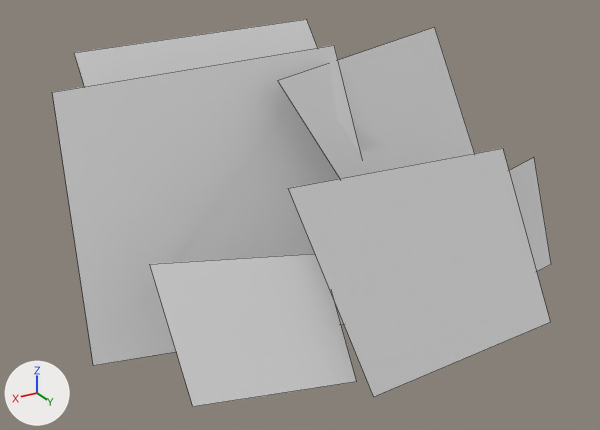
What one commit did to the FBX model Mortier FU/Assets/01_Art/Shaders/SH_Vegetation/SM_Plane_Grass_04.fbx.
One viewpoint serves both versions: a camera (50 mm lens) standing at (2.27, 3.44, 2.36) and looking at (0.02, -0.3, 0.49). Every picture has the same lights, and +X, +Y and +Z are marked at lower left. The older version comes first. Mesh edges are drawn as thin lines. Where no turn or scale is listed for an object, it has been applied to the vertices.

The first picture shows 'Herbe_04'.
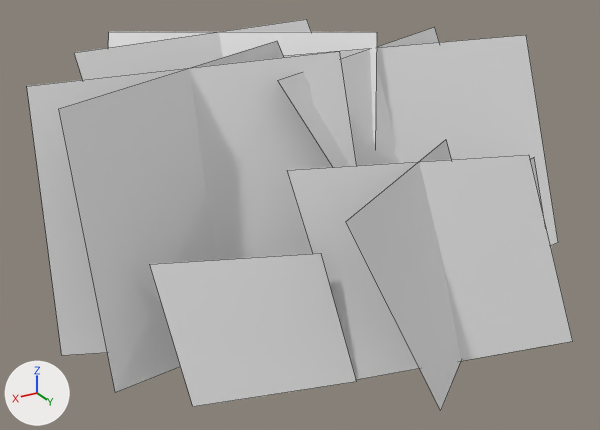
Where the change shows, as pixel boxes (x1, y1, x2, y2) in the pictures (600 x 430 px):
'Herbe_04', reshaped (9% wider)
    before: (52, 19, 551, 407)
    after: (27, 19, 573, 411)
part 1 of me_herbe_04, built on
    before: (52, 45, 550, 397)
    after: (27, 32, 573, 411)

The change, as a list of edits to the scene's bpy script:
```text
Change me_herbe_04:
    used by ob_herbe_04; location = (0.0, 0.0, 0.0)
    verts and faces of me_herbe_04; kept vertices keep their numbers, new ones are numbered from 24
    before: 0 (1.33, -0.16, 0.0) at pixel (93, 365), 1 (-0.31, 0.24, 0.01), 2 (1.32, -0.35, 1.37) at pixel (52, 92), 3 (-0.35, -0.54, 1.38) at pixel (334, 45), 8 (0.27, 0.79, 0.01) at pixel (373, 396)
    before: 9 (-0.97, 0.73, 0.01) at pixel (550, 321), 10 (0.5, 0.39, 0.98) at pixel (288, 188), 11 (-0.74, 0.46, 0.98) at pixel (503, 148)
    remove me_herbe_04.from_pydata(...)  # 24 vertices, 6 faces; spans x -1.76..1.33, y -1.32..0.79, z 0.0..1.38
    add me_herbe_04.from_pydata(...)  # 40 vertices, 10 faces; spans x -1.86..1.44, y -1.57..1.04, z 0.0..1.38
    me_herbe_04 part 1
    add verts[0] = (1.31, 0.12, 0.0)  # moved, pixel (115, 392)
    add verts[1] = (-0.36, -0.07, 0.01)  # moved
    add verts[2] = (1.37, -0.07, 1.37)  # moved, pixel (58, 108)
    add verts[3] = (-0.13, -0.82, 1.38)  # moved, pixel (277, 40)
    add verts[8] = (0.07, 1.04, 0.01)  # moved, pixel (440, 410)
    add verts[9] = (-0.92, 0.29, 0.01)  # moved
    add verts[10] = (0.49, 0.83, 0.98)  # moved, pixel (345, 221)
    add verts[11] = (-0.58, 0.2, 0.98)  # moved, pixel (446, 139)
    add verts[24] = (0.29, 0.63, 0.01)
    add verts[25] = (-0.92, 0.93, 0.01)  # pixel (572, 341)
    add verts[26] = (0.38, 0.17, 0.98)  # pixel (287, 170)
    add verts[27] = (-0.78, 0.61, 0.98)  # pixel (529, 154)
    add verts[28] = (1.44, -0.34, 0.0)  # pixel (61, 355)
    add verts[29] = (-0.09, 0.37, 0.01)
    add verts[30] = (1.39, -0.52, 1.37)  # pixel (26, 86)
    add verts[31] = (-0.28, -0.38, 1.38)  # pixel (339, 51)
    add verts[32] = (-1.79, 0.01, 0.01)  # pixel (558, 242)
    add verts[33] = (0.06, 0.21, 0.01)
    add verts[34] = (-1.86, -0.53, 1.28)  # pixel (526, 35)
    add verts[35] = (-0.03, -0.81, 1.29)
    add verts[36] = (0.99, -0.97, 0.01)
    add verts[37] = (-0.22, 0.11, 0.01)
    add verts[38] = (0.63, -1.57, 1.38)  # pixel (108, 31)
    add verts[39] = (-0.78, -0.72, 1.38)  # pixel (377, 32)
    add faces += [(24, 25, 27, 26), (28, 29, 31, 30), (32, 34, 35, 33), (36, 37, 39, 38)]
```
